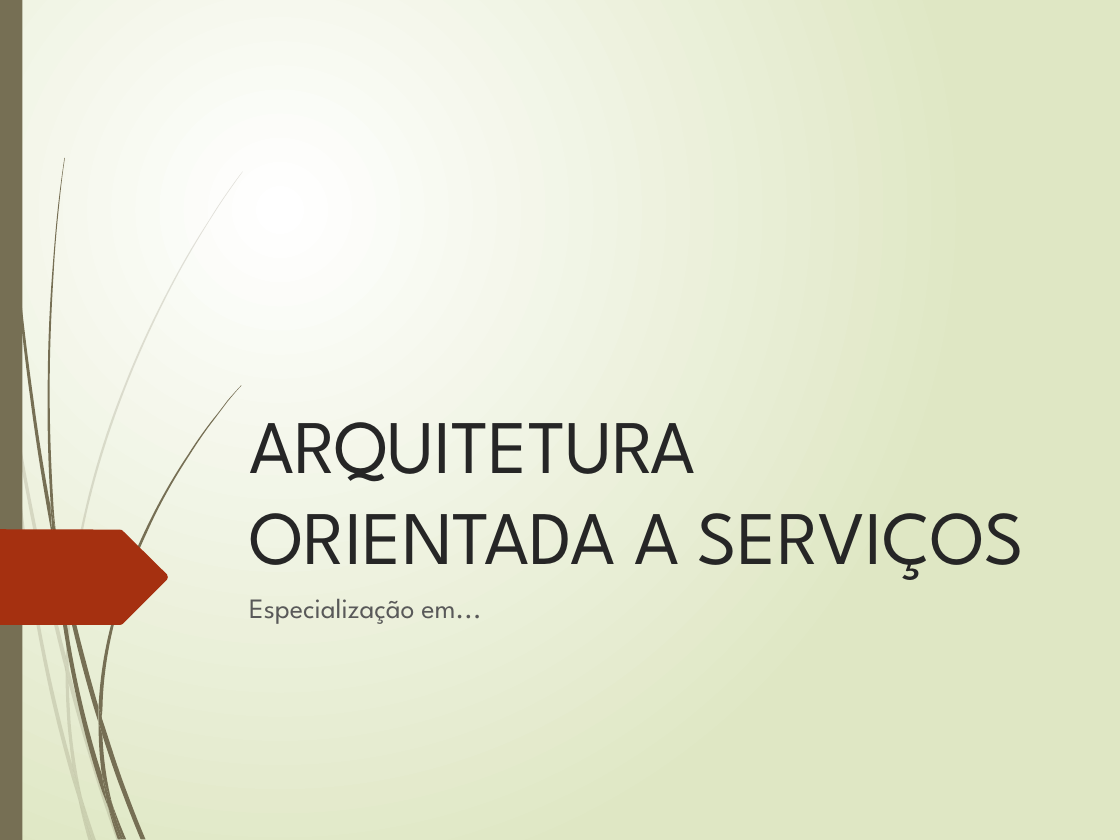
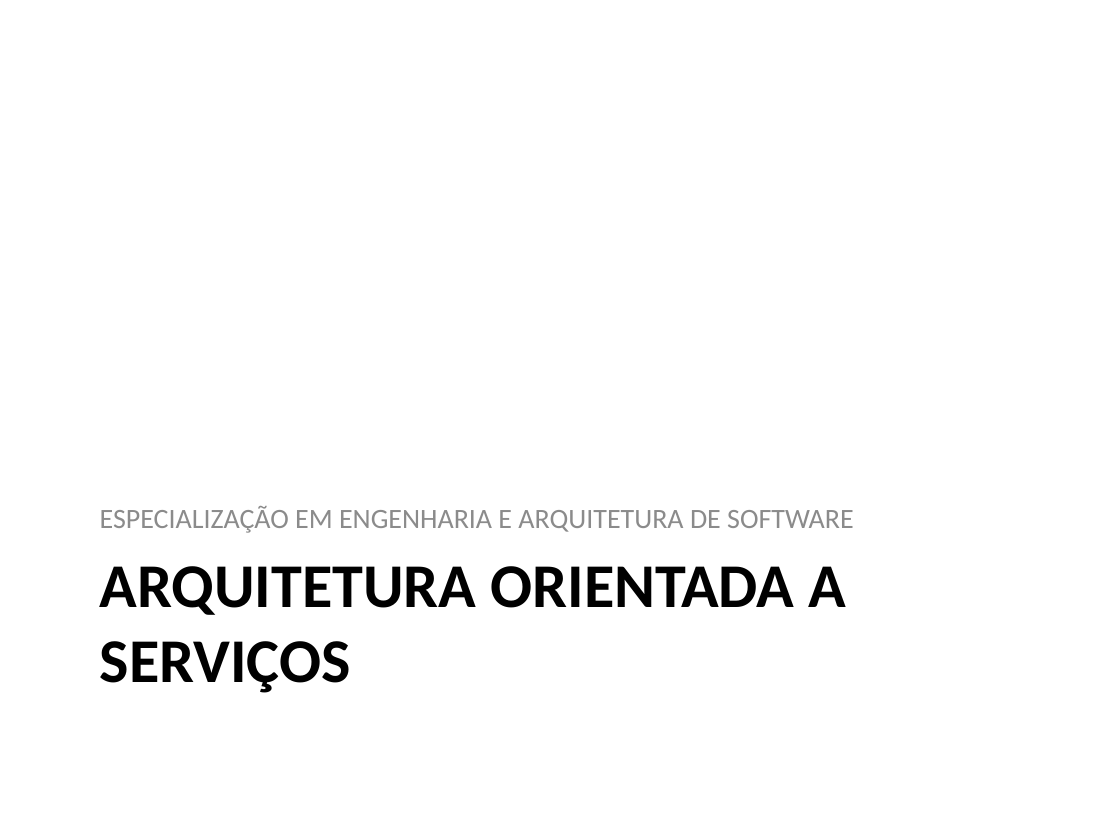
Before and after one commit to alexfdealmeida/alfa-eaes-servicos, a slide deck: slide 2 of slides/Arquitetura Orientada a Serviços.pptx (slide 1 before the commit). Drawn at 1120x840 pixels with LibreOffice and Linux fonts; fonts in the diff are those of the drawing; background and template pictures are left out. Boxes give left, top, right and bottom in pixels: in the first picture for what was removed or moved away, otherwise in the second. Text is boxed around its words. In the diff, an @@ line names an element or a change of style, - is before the commit and + after.

```diff
--- a/slides/Arquitetura Orientada a Serviços.pptx
+++ b/slides/Arquitetura Orientada a Serviços.pptx
@@ background gradient #FFFFFF to #DFE8C4 to picture (left out) @@
@@ rectangle removed at (0,0,22,840) @@
@@ text added at (100,506,854,533), 18 pt, text #8C8C8C @@
+ESPECIALIZAÇÃO EM ENGENHARIA E ARQUITETURA DE SOFTWARE
@@ freeform shape removed at (0,530,168,625) @@
@@ title "ARQUITETURA ORIENTADA A SERVIÇOS": place and size @@
-title "ARQUITETURA ORIENTADA A SERVIÇOS" at (249,422,1025,580)
+title "ARQUITETURA ORIENTADA A SERVIÇOS" at (100,566,846,693)
@@ title "ARQUITETURA ORIENTADA A SERVIÇOS" at (100,566,846,693): size 48.6 to 40 pt, font League Spartan to Calibri, text colour #262626 to #000000, bold on; vertical alignment bottom to top @@
@@ subtitle removed at (249,599,481,624) @@
-Especialização em...
@@ group removed at (0,171,243,840): 10 freeform shapes @@
@@ group removed at (2,0,242,840): 12 freeform shapes @@
@@ text added at (56,799,540,840), 16 pt, text #FFFFFF, italic @@
+JULIANO PÁVEL
```
Also in this commit, not shown: 3 other slides changed, 13 slides added, 10 slides removed.
